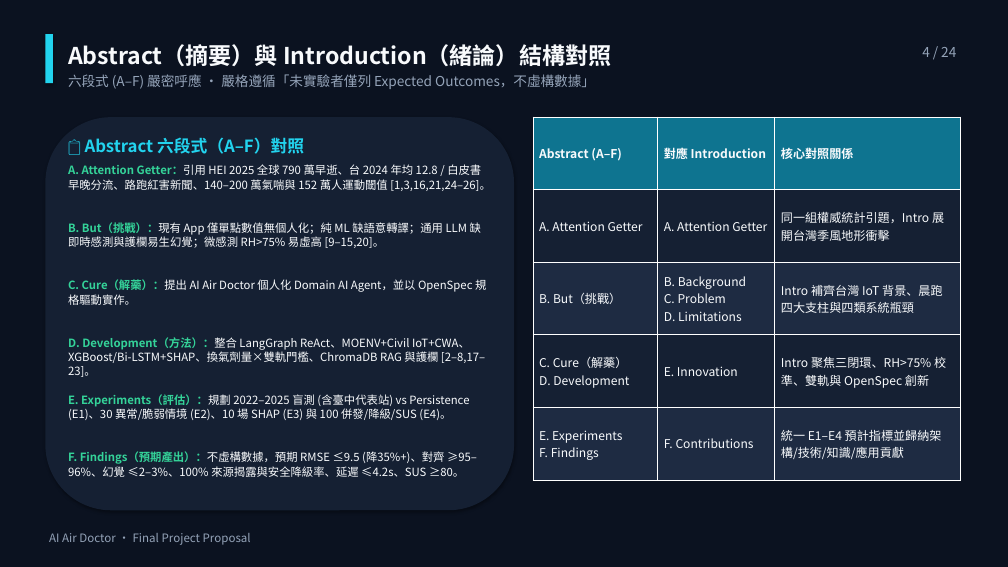
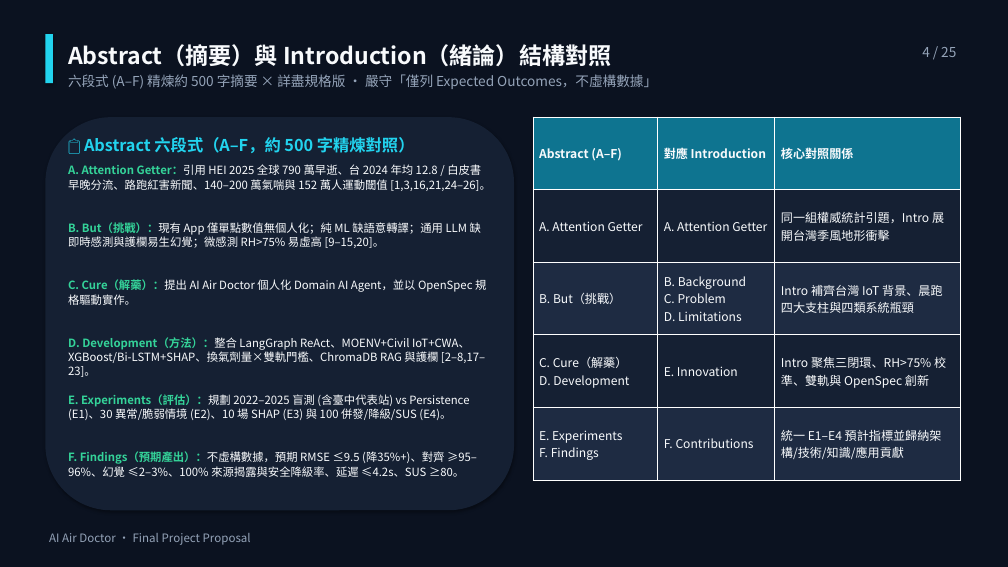
Before and after one commit to ajidohf9/DIC3_Proposal_Refactor_OpenSpec, a slide deck: slide 4 of docs/Proposal_AI_Air_Doctor.pptx. Drawn at 1008x567 pixels with LibreOffice and Linux fonts; fonts in the diff are those of the drawing. Boxes give left, top, right and bottom in pixels: in the first picture for what was removed or moved away, otherwise in the second. Text is boxed around its words. In the diff, an @@ line names an element or a change of style, - is before the commit and + after.

```diff
--- a/docs/Proposal_AI_Air_Doctor.pptx
+++ b/docs/Proposal_AI_Air_Doctor.pptx
@@ text at bbox=[922, 47, 956, 57]: text changed @@
-4 / 24
+4 / 25
@@ text at bbox=[68, 74, 657, 89]: text changed @@
-六段式 (A–F) 嚴密呼應 · 嚴格遵循「未實驗者僅列 Expected Outcomes，不虛構數據」
+六段式 (A–F) 精煉約 500 字摘要 × 詳盡規格版 · 嚴守「僅列 Expected Outcomes，不虛構數據」
@@ text at bbox=[84, 137, 415, 153]: text changed; size 16 to 15.5 pt @@
-📋 Abstract 六段式（A–F）對照
+📋 Abstract 六段式（A–F，約 500 字精煉對照）
```
Also in this commit, not shown: 22 other slides changed, 1 slide added, 9 other files.
